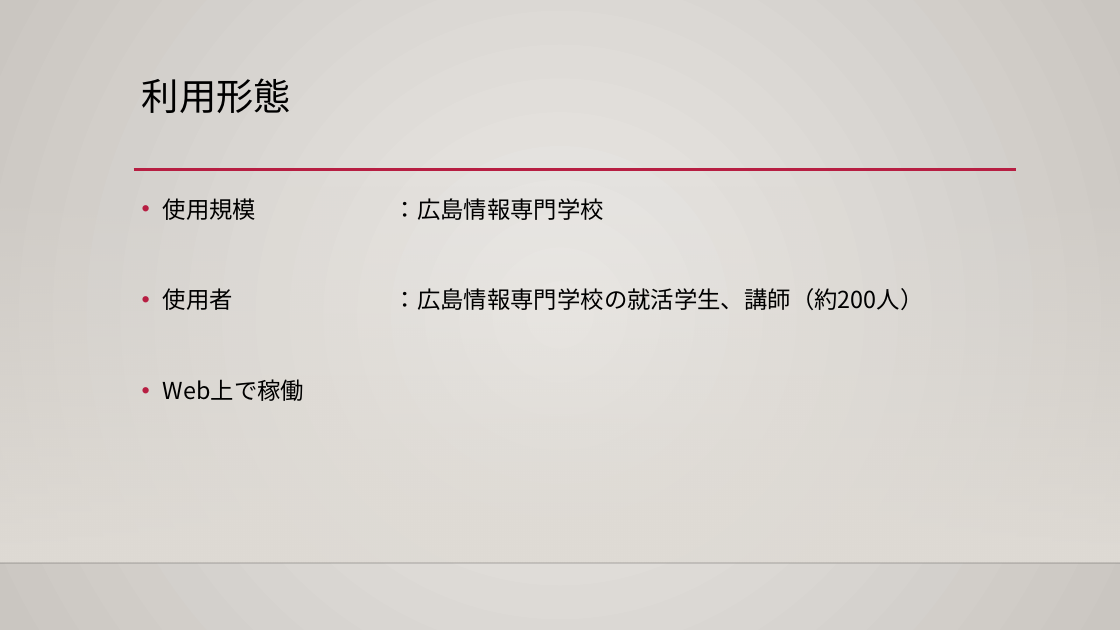
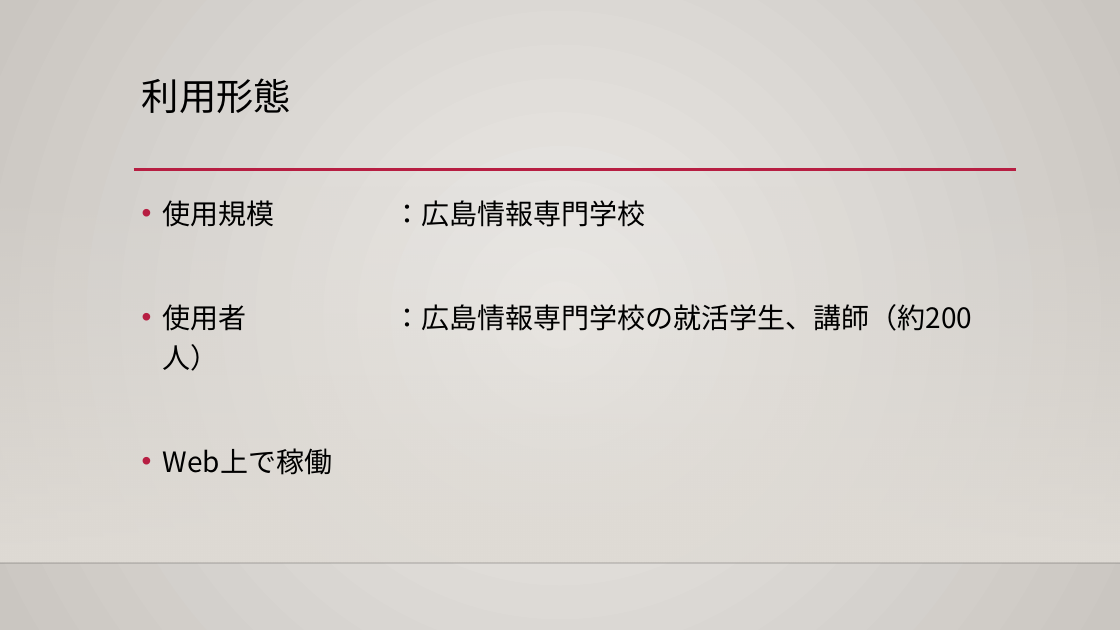
Before and after one commit to niimoti/Spling-database, a slide deck: slide 5 of 発表用_R4A1_more².pptx (slide 6 before the commit). Drawn at 1120x630 pixels with LibreOffice and Linux fonts; fonts in the diff are those of the drawing; background and template pictures are left out. Boxes give left, top, right and bottom in pixels: in the first picture for what was removed or moved away, otherwise in the second. Text is boxed around its words. In the diff, an @@ line names an element or a change of style, - is before the commit and + after.

```diff
--- a/発表用_R4A1_more².pptx
+++ b/発表用_R4A1_more².pptx
@@ text "使用規模 ：広島情報専門学校" at (x1=163, y1=200, x2=973, y2=475): size 20 to 24 pt @@
```
Also in this commit, not shown: 6 other slides changed, 1 slide removed.
